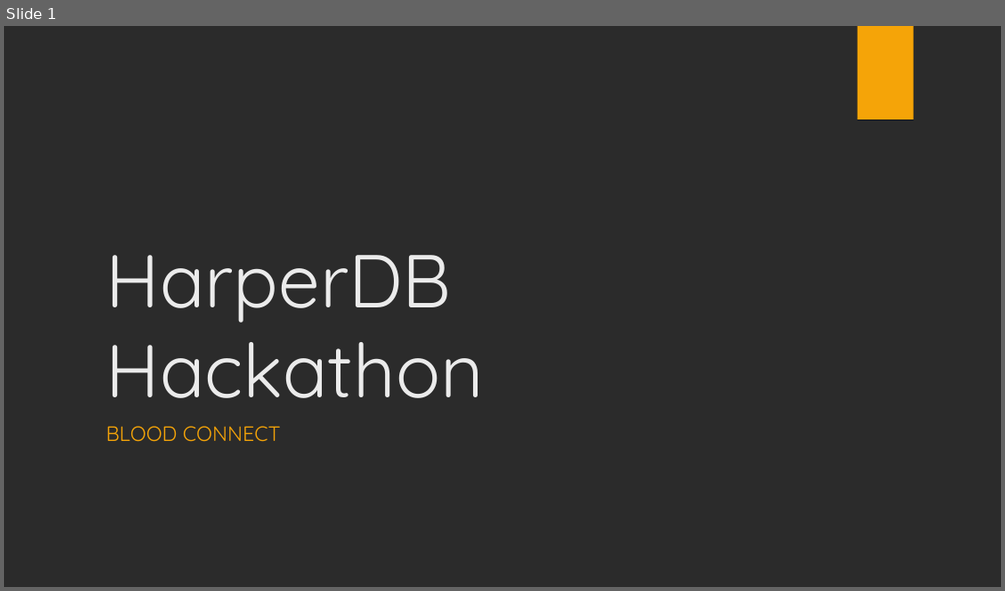
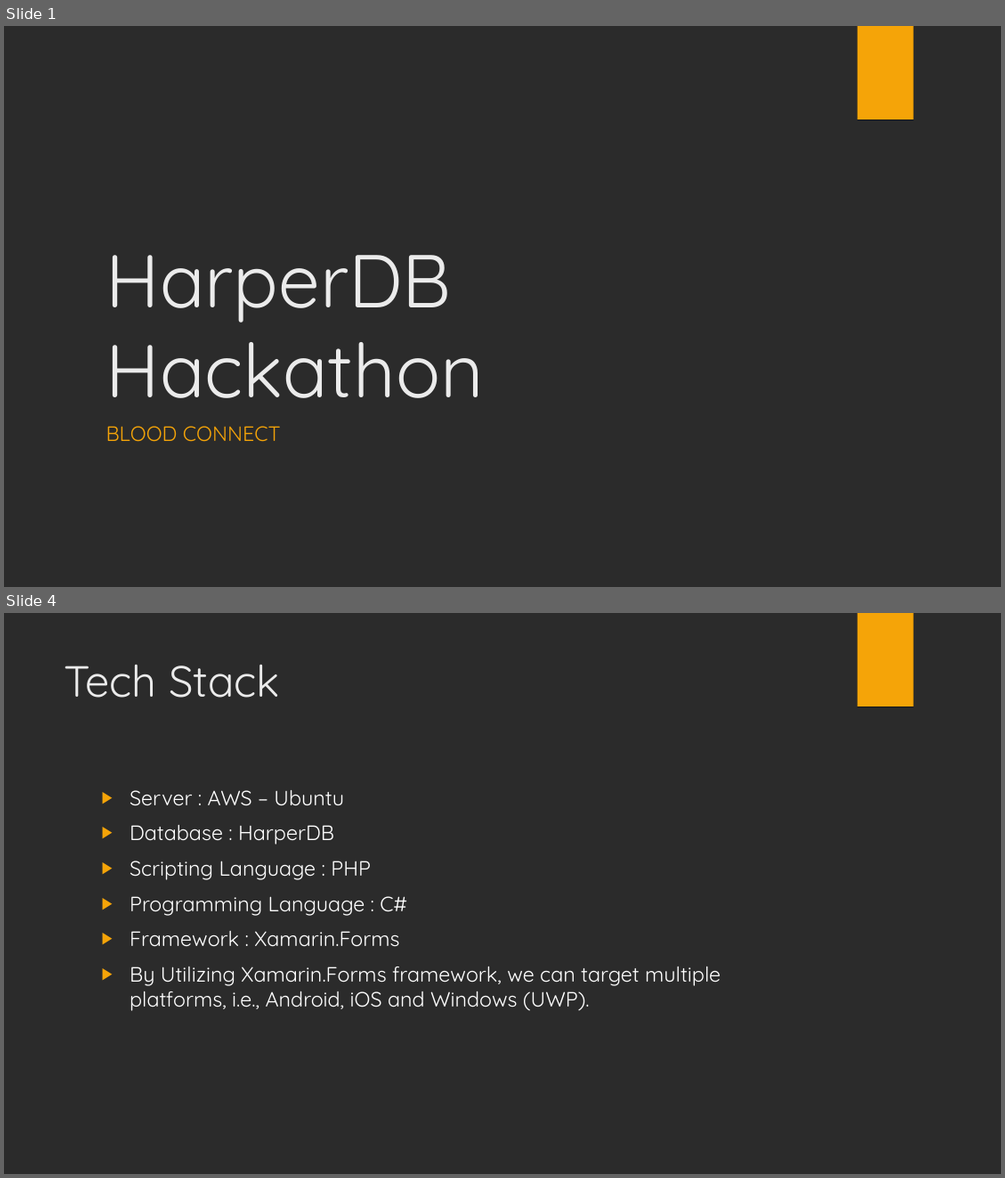
Before and after one commit to Xonshiz/Blood-Connect-HarperDB-Hackathon-2018, a slide deck: HarperDB Hackathon Presentation.ppt. Shown one above the other, each under a label of ours: slide 1 before the commit, slides 1 and 4 after it; the slides between them are not shown. The pictures are 1005x591 and 1005x1178 pixels, drawn with LibreOffice and Linux fonts; fonts in the diff are those of the drawing; background and template pictures are left out; a plain dark background stands for a picture behind light text. Boxes give left, top, right and bottom in pixels: in the first picture for what was removed or moved away, otherwise in the second. Text is boxed around its words. In the diff, an @@ line names an element or a change of style, - is before the commit and + after.

```diff
--- a/HarperDB Hackathon Presentation.ppt
+++ b/HarperDB Hackathon Presentation.ppt
@@ slide 4 added at <box>4,613,1001,1174</box>, background picture (left out); not listed: 1 template element that a slide beside it also shows @@
@@ title added at <box>65,664,280,698</box>, 42 pt, text #EBEBEB @@
+Tech Stack
@@ text added at <box>129,790,720,1011</box>, 20 pt, text #FFFFFF @@
+▶ Server : AWS – Ubuntu
+▶ Database : HarperDB
+▶ Scripting Language : PHP
+▶ Programming Language : C#
+▶ Framework : Xamarin.Forms
+▶ By Utilizing Xamarin.Forms framework, we can target multiple platforms, i.e., Android, iOS and Windows (UWP).
```
Also in this commit, not shown: 3 other slides added.
